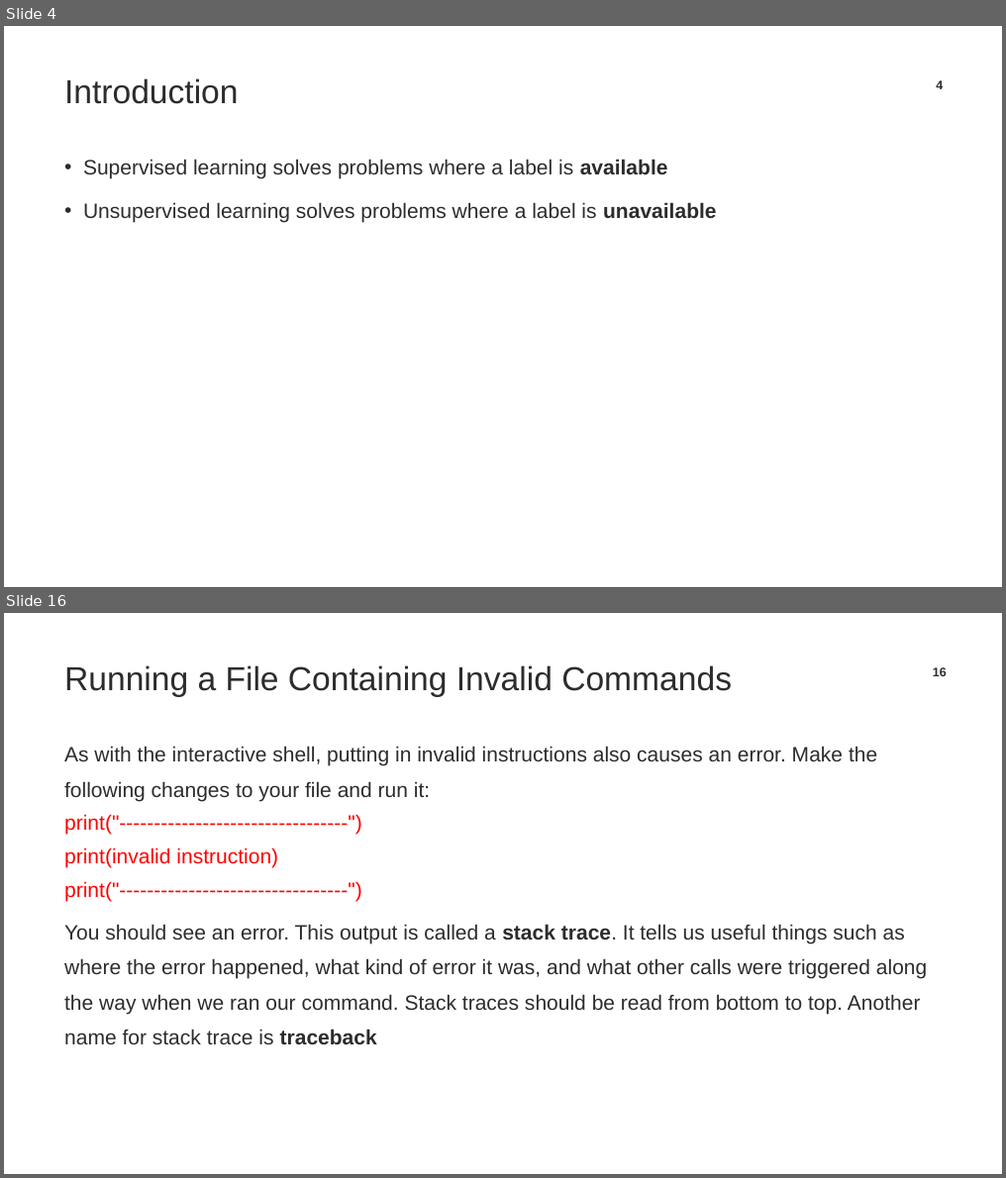
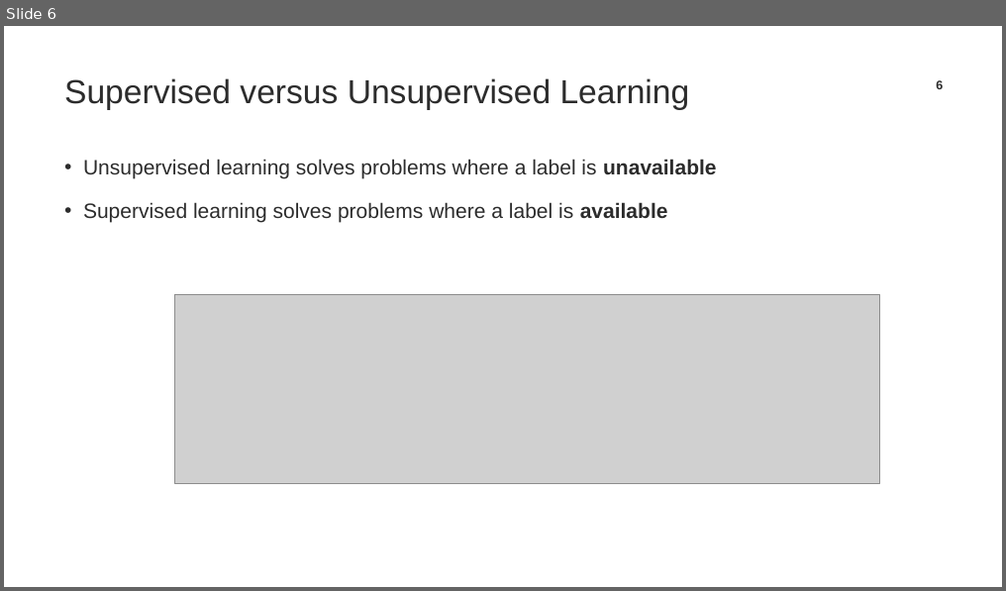
Before and after one commit to TrainingByPackt/Applied-Unsupervised-Learning-with-Python, a slide deck: CH1/Chapter1_PPT.pptx. Shown one above the other, each under a label of ours: slides 4 and 16 before the commit, slide 6 after it; the slides between them are not shown. The pictures are 1006x1178 and 1006x591 pixels, drawn with LibreOffice and Linux fonts; fonts in the diff are those of the drawing; grey boxes stand for pictures; background and template pictures are left out. Boxes give left, top, right and bottom in pixels: in the first picture for what was removed or moved away, otherwise in the second. Text is boxed around its words. In the diff, an @@ line names an element or a change of style, - is before the commit and + after.

```diff
--- a/CH1/Chapter1_PPT.pptx
+++ b/CH1/Chapter1_PPT.pptx
@@ slide 16 removed at (4, 613, 1002, 1174), background #FFFFFF @@
@@ title removed at (64, 665, 732, 697) @@
-Running a File Containing Invalid Commands
@@ page number removed at (933, 667, 946, 676) @@
-16
@@ text removed at (64, 746, 927, 1045) @@
-As with the interactive shell, putting in invalid instructions also causes an error. Make the following changes to your file and run it:
-print("---------------------------------")
-print(invalid instruction)
-print("---------------------------------")
-You should see an error. This output is called a stack trace. It tells us useful things such as where the error happened, what kind of error it was, and what other calls were triggered along the way when we ran our command. Stack traces should be read from bottom to top. Another name for stack trace is traceback
@@ what was slide 4 is now slide 6 @@
@@ slide 6 changed as well @@
@@ title at (64, 78, 690, 110): text changed @@
-Introduction
+Supervised versus Unsupervised Learning
@@ page number at (936, 80, 943, 89): text changed @@
-4
+6
@@ text at (83, 159, 716, 179): paragraph added @@
+• Unsupervised learning solves problems where a label is unavailable
@@ text at (83, 202, 716, 223): paragraph removed @@
-• Unsupervised learning solves problems where a label is unavailable
@@ picture added at (174, 294, 880, 483) @@
```
Also in this commit, not shown: 10 other slides changed, 22 slides added, 44 other slides removed, 1 other file.
